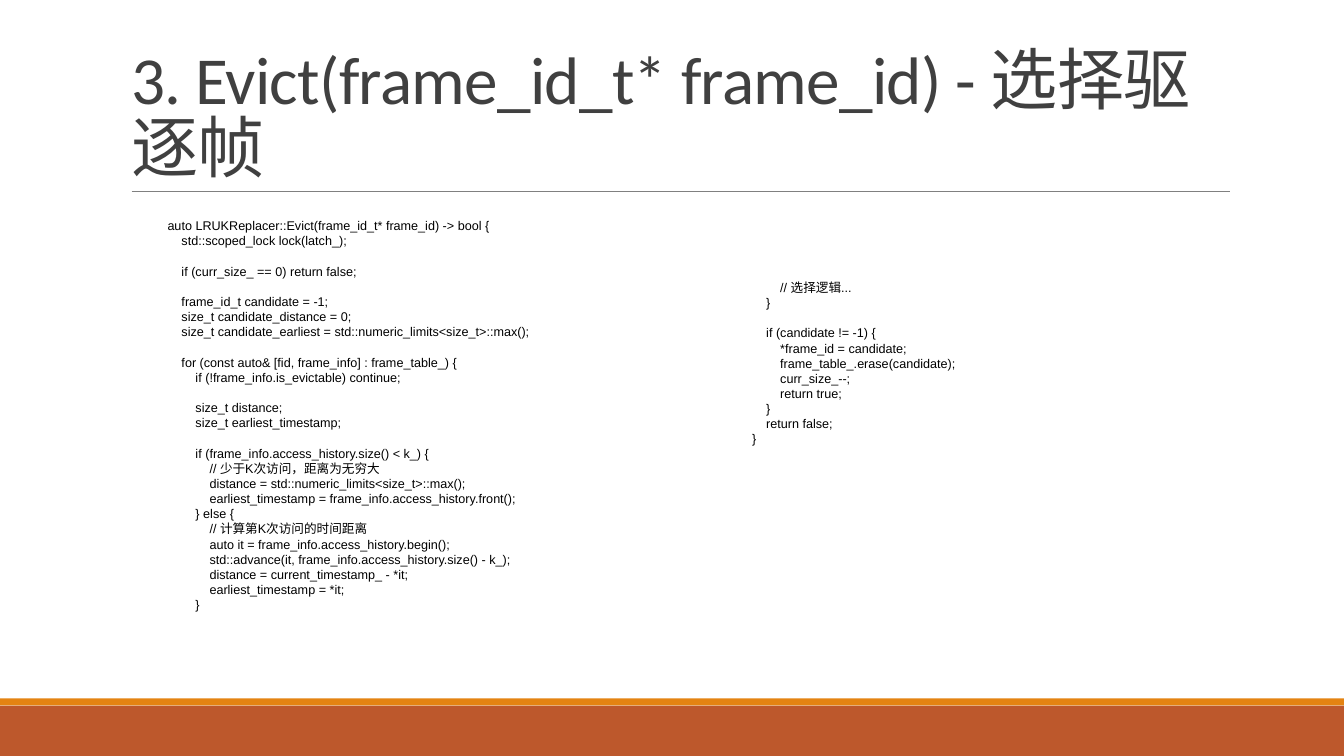
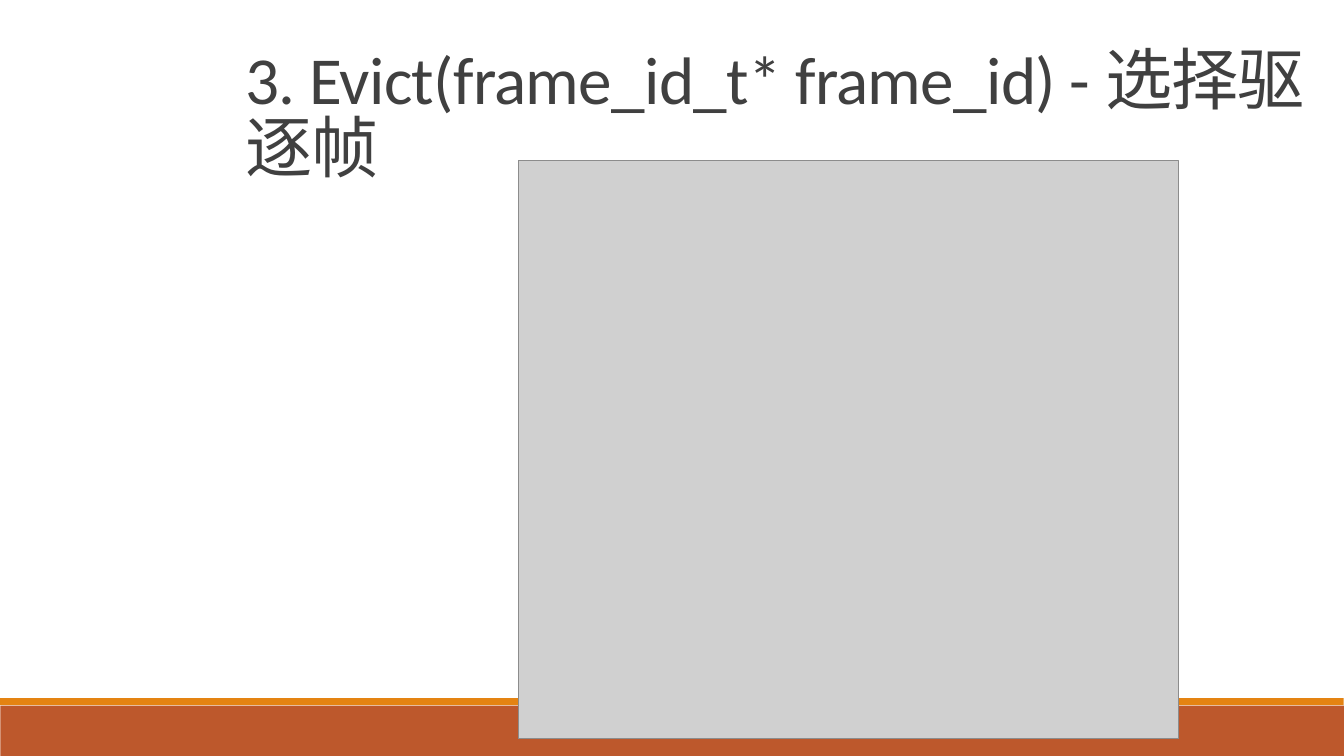
Before and after one commit to SDataBaseGroup/Database-lab, a slide deck: slide 26 of 缓冲区管理器与B+树的总ppt.pptx (slide 27 before the commit). Drawn at 1344x756 pixels with LibreOffice and Linux fonts; fonts in the diff are those of the drawing; grey boxes stand for pictures. Boxes give left, top, right and bottom in pixels: in the first picture for what was removed or moved away, otherwise in the second. Text is boxed around its words. In the diff, an @@ line names an element or a change of style, - is before the commit and + after.

```diff
--- a/缓冲区管理器与B+树的总ppt.pptx
+++ b/缓冲区管理器与B+树的总ppt.pptx
@@ title "3. Evict(frame_id_t* frame_id) - 选择驱逐帧": place and size @@
-title "3. Evict(frame_id_t* frame_id) - 选择驱逐帧" at [131,47,1191,178]
+title "3. Evict(frame_id_t* frame_id) - 选择驱逐帧" at [245,47,1305,178]
@@ picture added at [518,161,1179,739] @@
@@ line removed from (132, 192) to (1231, 192) @@
@@ text removed at [168,221,530,597] @@
-auto LRUKReplacer::Evict(frame_id_t* frame_id) -> bool {
-std::scoped_lock lock(latch_);
-if (curr_size_ == 0) return false;
-frame_id_t candidate = -1;
-size_t candidate_distance = 0;
-size_t candidate_earliest = std::numeric_limits<size_t>::max();
-for (const auto& [fid, frame_info] : frame_table_) {
-if (!frame_info.is_evictable) continue;
-size_t distance;
-size_t earliest_timestamp;
-if (frame_info.access_history.size() < k_) {
-// 少于K次访问，距离为无穷大
-distance = std::numeric_limits<size_t>::max();
-earliest_timestamp = frame_info.access_history.front();
-} else {
-// 计算第K次访问的时间距离
-auto it = frame_info.access_history.begin();
-std::advance(it, frame_info.access_history.size() - k_);
-distance = current_timestamp_ - *it;
-earliest_timestamp = *it;
-}
@@ text removed at [766,281,955,430] @@
-// 选择逻辑...
-}
-if (candidate != -1) {
-*frame_id = candidate;
-frame_table_.erase(candidate);
-curr_size_--;
-return true;
-}
-return false;
-}
```
Also in this commit, not shown: 30 other slides changed, 10 slides added, 9 slides removed.
